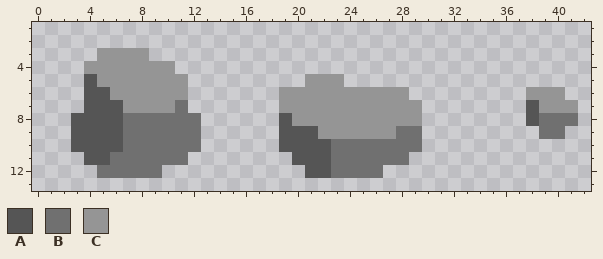
File history of a pixel-art sprite, sprites/game/entity/rock.png. The picture above was drawn from the file before the commit.
The file is 48x16 pixels. Shown: x 0..42, y 1..13.
Palette (. is transparent): A #555555  B #707070  C #959595
Now the later version:
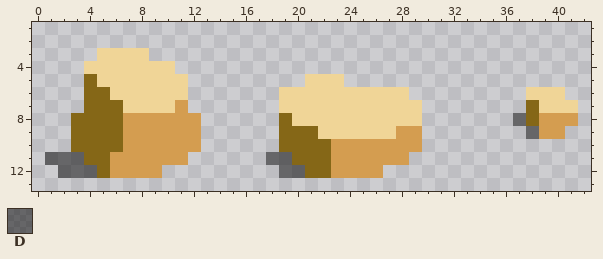
Colours new in this view: D #00000080
What changed:
colour A: #555555 -> #856717
colour B: #707070 -> #d49d50
colour C: #959595 -> #f0d597
y 8: x 37 . -> D
y 9: x 38 . -> D
y 11: x 1..3 ... -> DDD; x 18..19 .. -> DD
y 12: x 2..5 ...B -> DDDA; x 19..20 .. -> DD
Boxes around the changes in both pictures, in picture pixels (x1, y1, x2, y2):
changed: (45, 48, 201, 178)
changed: (266, 74, 422, 178)
changed: (513, 87, 578, 139)
